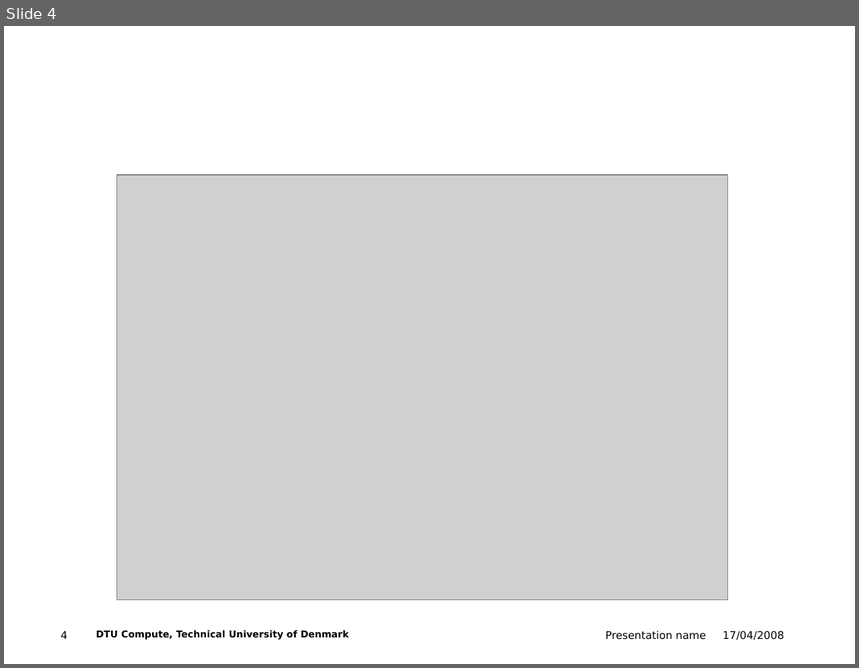
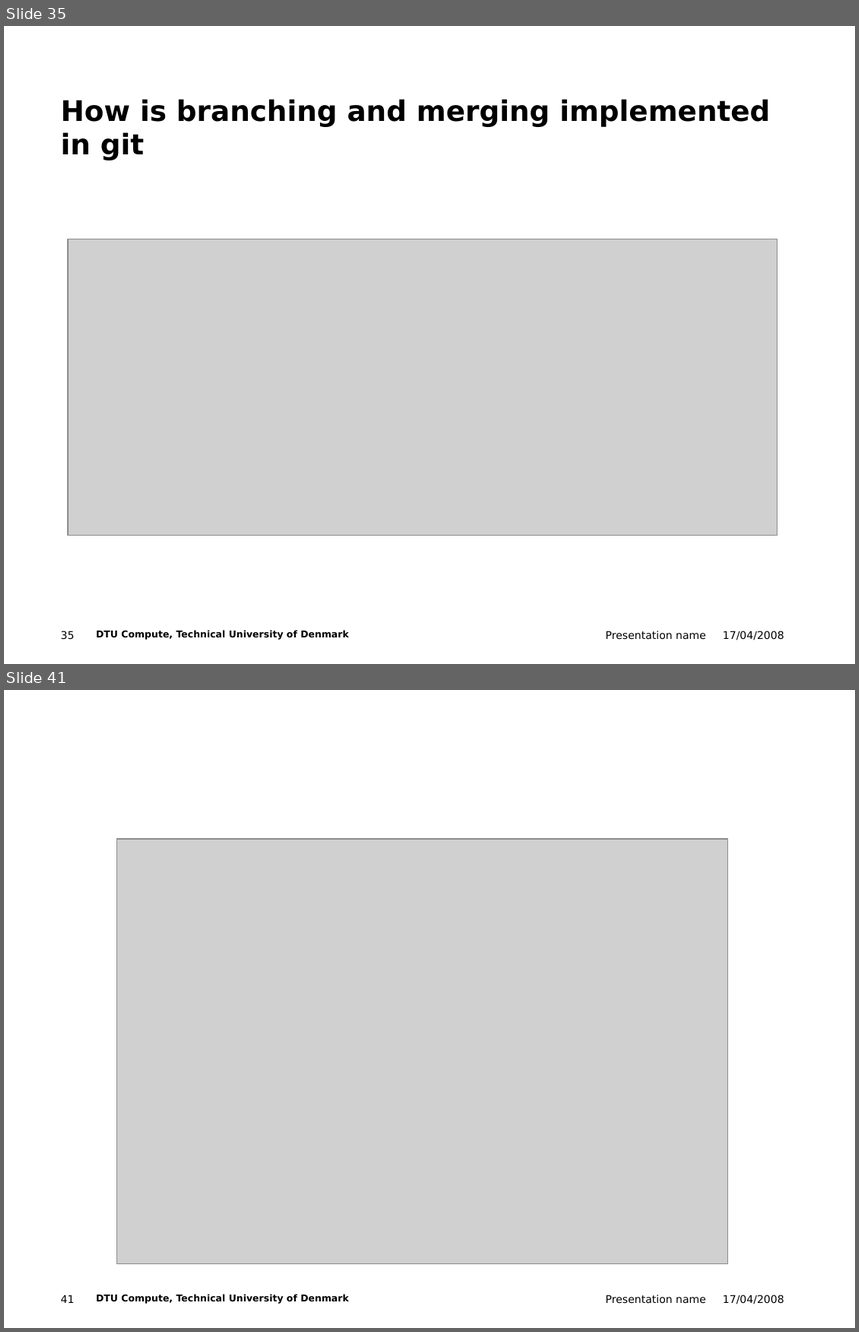
Before and after one commit to tsal-dtu/ws4_version_control_git, a slide deck: version_control_git.pptx. Shown one above the other, each under a label of ours: slide 4 before the commit, slides 35 and 41 after it; the slides between them are not shown. The pictures are 859x668 and 859x1332 pixels, drawn with LibreOffice and Linux fonts; fonts in the diff are those of the drawing; grey boxes stand for pictures; background and template pictures are left out. Boxes give left, top, right and bottom in pixels: in the first picture for what was removed or moved away, otherwise in the second. Text is boxed around its words. In the diff, an @@ line names an element or a change of style, - is before the commit and + after.

```diff
--- a/version_control_git.pptx
+++ b/version_control_git.pptx
@@ slide 35 added at bbox=[4, 26, 855, 664], background #FFFFFF; not listed: 4 template elements that a slide beside it also shows @@
@@ title added at bbox=[61, 99, 770, 161], 24 pt, text #000000, bold @@
+How is branching and merging implemented in git
@@ picture added at bbox=[68, 240, 777, 536] @@
@@ what was slide 4 is now slide 41 @@
@@ page number at bbox=[61, 1295, 75, 1303]: text changed @@
-4
+41
```
Also in this commit, not shown: 33 other slides added, 2 slides removed, 1 other file.
